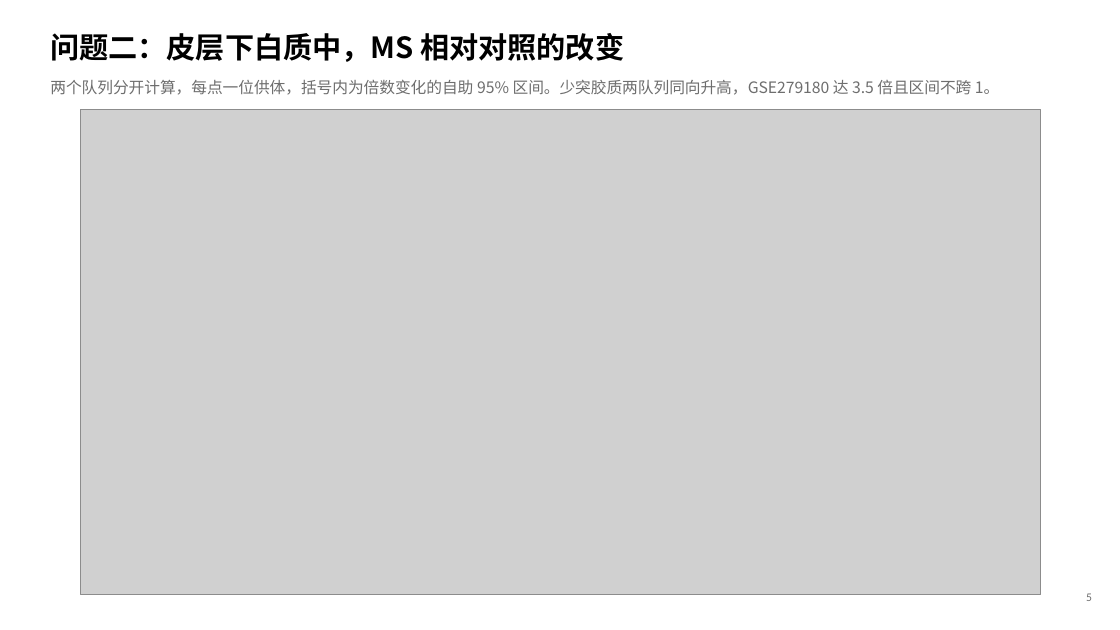
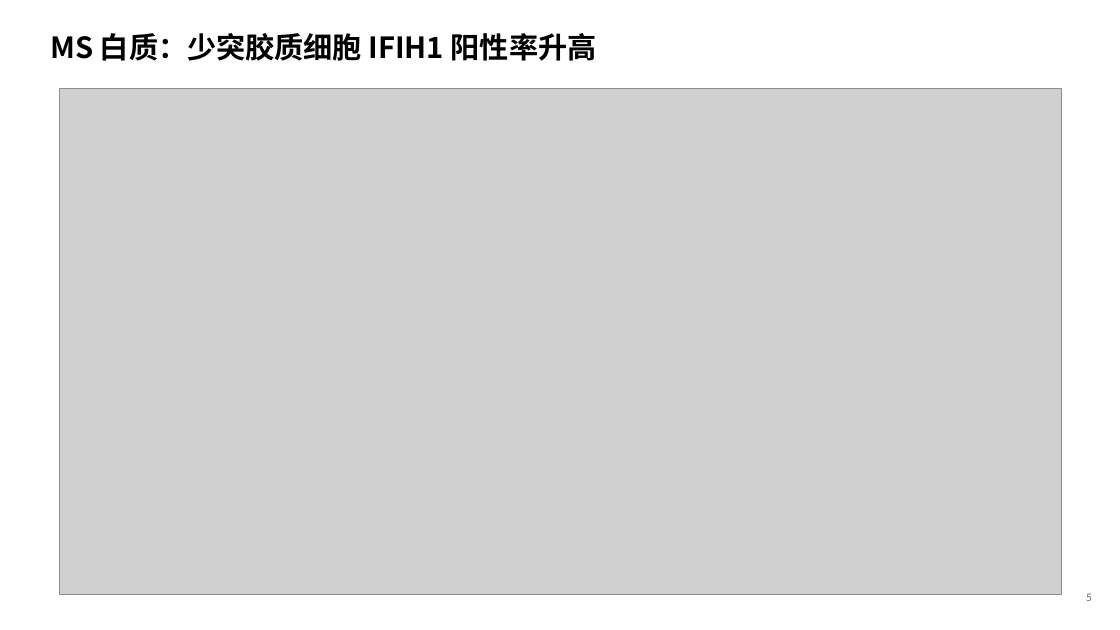
Before and after one commit to 7c96bzczcj-prog/aaa, a slide deck: slide 6 of results/mda5/MDA5_IFIH1_人脑与MS.pptx. Drawn at 1120x630 pixels with LibreOffice and Linux fonts; fonts in the diff are those of the drawing; grey boxes stand for pictures. Boxes give left, top, right and bottom in pixels: in the first picture for what was removed or moved away, otherwise in the second. Text is boxed around its words. In the diff, an @@ line names an element or a change of style, - is before the commit and + after.

```diff
--- a/results/mda5/MDA5_IFIH1_人脑与MS.pptx
+++ b/results/mda5/MDA5_IFIH1_人脑与MS.pptx
@@ text at bbox=[50, 33, 597, 61]: text changed @@
-问题二：皮层下白质中，MS 相对对照的改变
+MS 白质：少突胶质细胞 IFIH1 阳性率升高
@@ text removed at bbox=[50, 80, 999, 95] @@
-两个队列分开计算，每点一位供体，括号内为倍数变化的自助 95% 区间。少突胶质两队列同向升高，GSE279180 达 3.5 倍且区间不跨 1。
@@ picture: place and size @@
-picture at bbox=[81, 109, 1041, 595]
+picture at bbox=[60, 88, 1062, 595]
```
Also in this commit, not shown: 9 other slides changed, 2 slides added, 2 slides removed, 16 other files.
